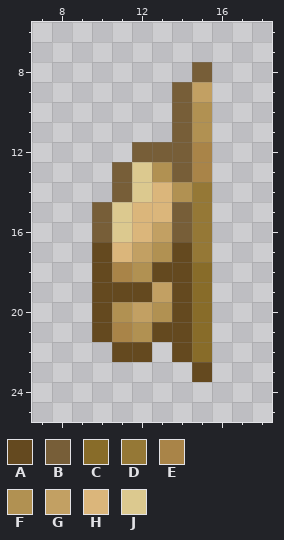
Pixel-art sprite, stored at Resources/Textures/Mobs/Species/Moth/organs.rsi/lung-l.png. Above is the file before it was changed.
The file is 32x32 pixels. Shown: x 7..18, y 6..25.
Palette (. is transparent): A #64491f  B #775e38  C #886c29  D #957836  E #a98448  F #b19152  G #c2a063  H #dbb67b  J #dcc98f
Once edited:
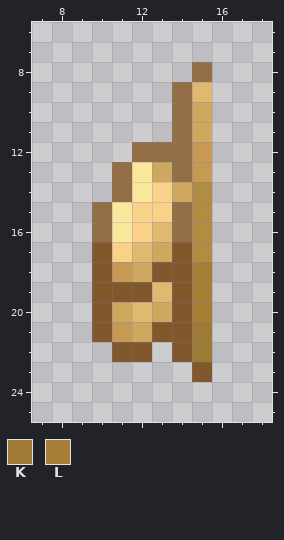
Colours new in this view: K #9e7a34  L #a67e36
Changes in this commit:
colour A: #64491f -> #81572c
colour B: #775e38 -> #946e45
colour D: #957836 -> #b38c43
colour E: #a98448 -> #c79955
colour F: #b19152 -> #cfa85f
colour G: #c2a063 -> #e0b970
colour H: #dbb67b -> #f9d188
colour J: #dcc98f -> #fae79c
y 18..20: x 15 C -> L
y 21..22: x 15 C -> K
